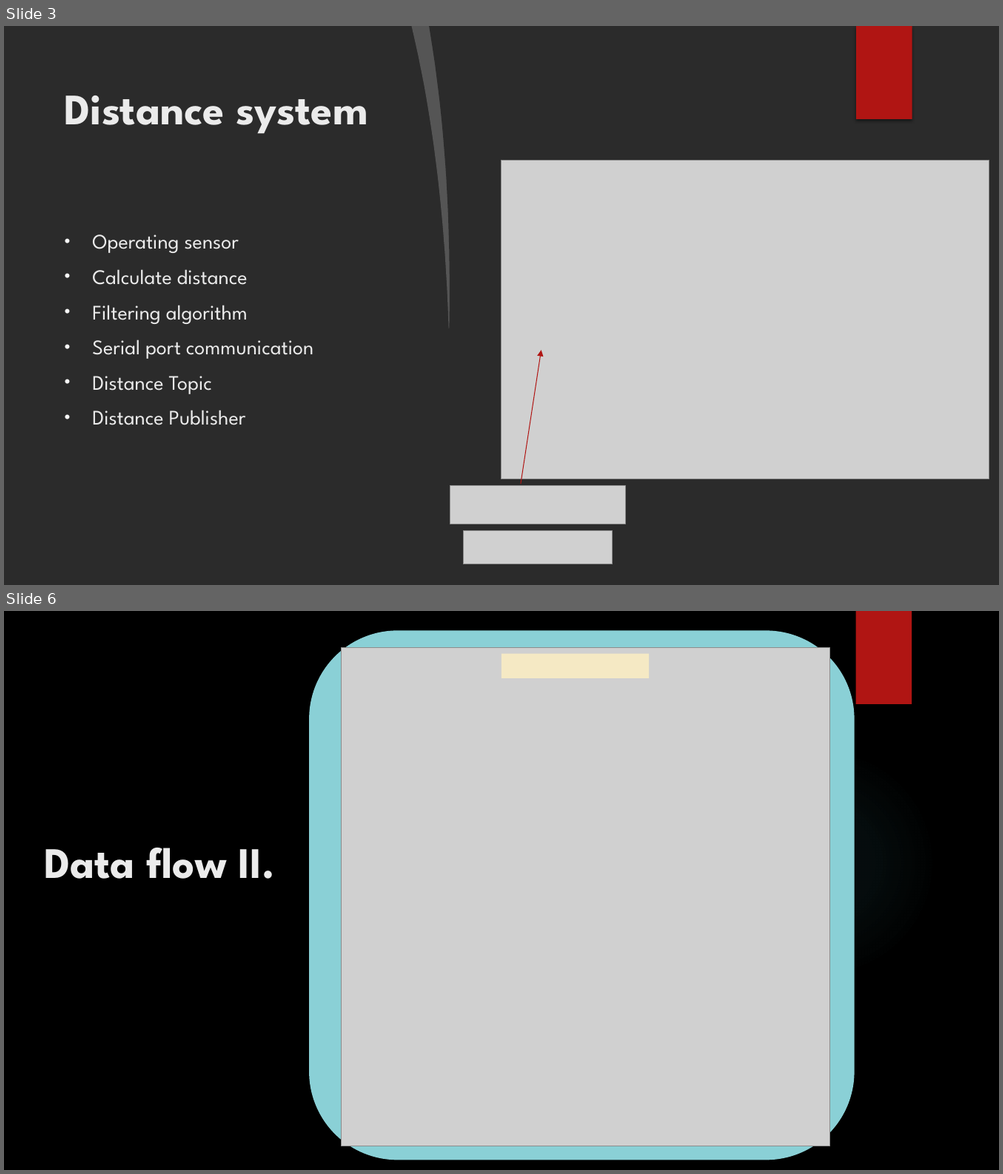
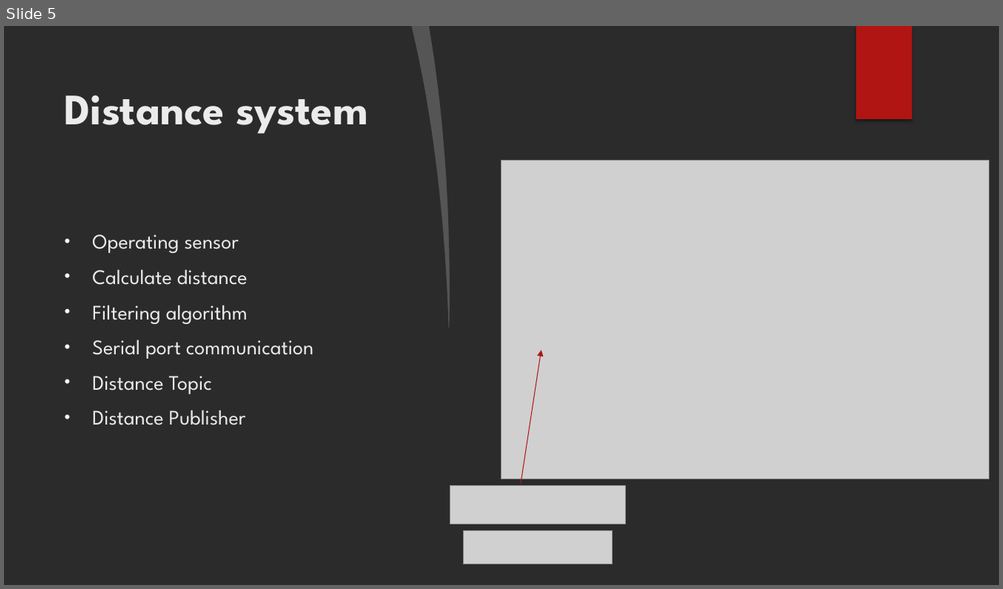
Before and after one commit to GJanos/DDS-RasPi4-ESP32-Communication, a slide deck: Documentation/Smart braking system.pptx. Shown one above the other, each under a label of ours: slides 3 and 6 before the commit, slide 5 after it; the slides between them are not shown. The pictures are 1003x1174 and 1003x589 pixels, drawn with LibreOffice and Linux fonts; fonts in the diff are those of the drawing; grey boxes stand for pictures; background and template pictures are left out; a plain dark background stands for a picture behind light text. Boxes give left, top, right and bottom in pixels: in the first picture for what was removed or moved away, otherwise in the second. Text is boxed around its words. In the diff, an @@ line names an element or a change of style, - is before the commit and + after.

```diff
--- a/Documentation/Smart braking system.pptx
+++ b/Documentation/Smart braking system.pptx
@@ slide 6 removed at [4, 611, 999, 1170], background picture (left out); not listed: 1 template element that a slide beside it also shows @@
@@ rounded rectangle removed at [309, 630, 854, 1160] @@
@@ picture removed at [341, 647, 830, 1146] @@
@@ rectangle removed at [502, 653, 649, 678] @@
@@ ellipse removed at [706, 748, 936, 977] @@
@@ title removed at [44, 848, 274, 879] @@
-Data flow II.
@@ what was slide 3 is now slide 5 @@
```
Also in this commit, not shown: 5 slides changed, 4 slides added, 1 other slide removed, 2 other files.
